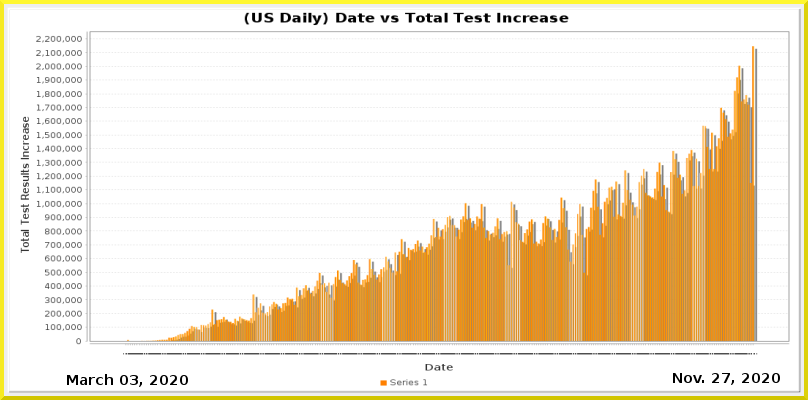
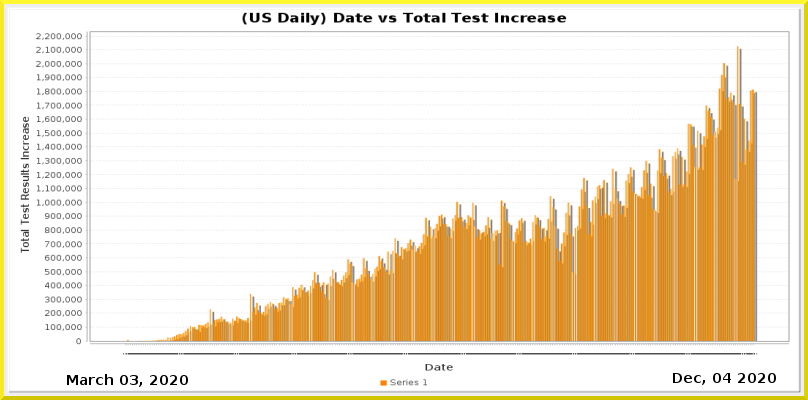
Layer changes from the first 808×400 image to the second:
painted on "Current Date" over (x1=675, y1=373, x2=780, y2=385)
painted on "Date_vs_TestIncrease.png" over (x1=36, y1=12, x2=788, y2=355)
